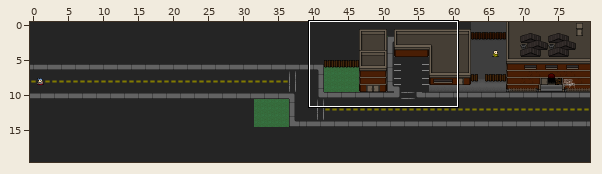
Two versions of a level (Tiled map, assets/gauntlet.tmx). The picture above shows the old version from afar; the outline marks the close-up.
Close-up. First the earlier version:
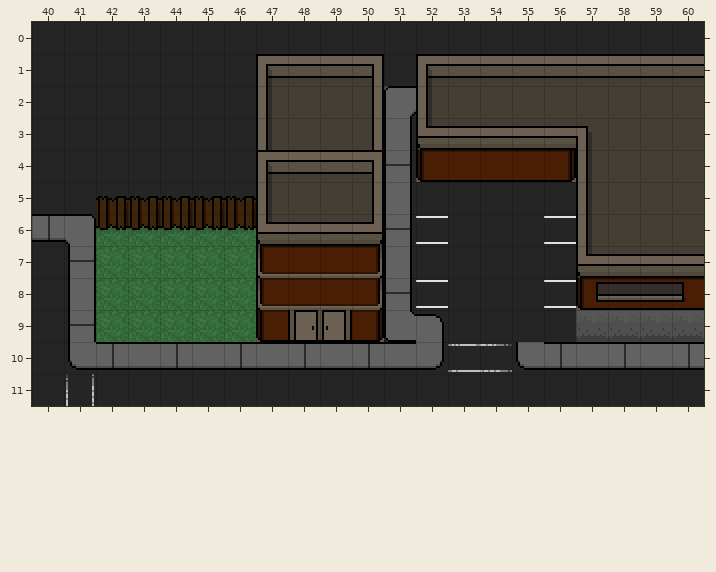
Cells are 16x16 px. Shown: x 40..60, y 0..11. The commit also changed other parts of the map, which this record leaves out.
The same view after the edit:
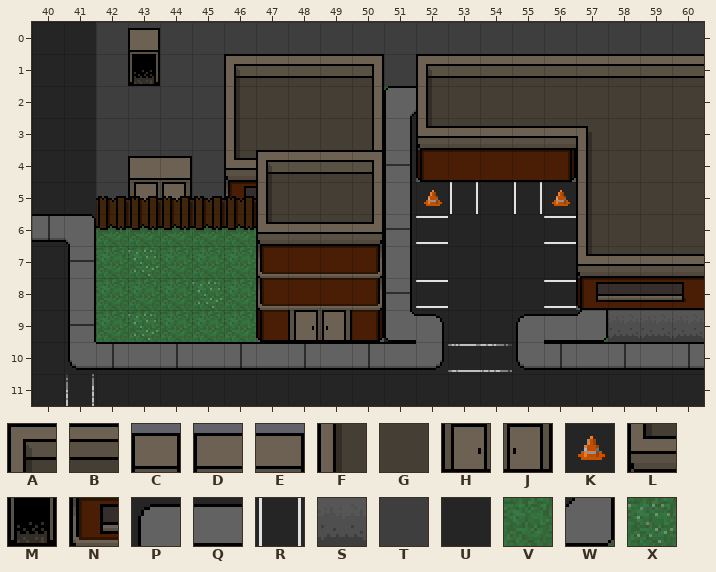
Key: from "ztown": A 0, B 1, C 6, D 7, E 8, F 16, G 17, H 23, J 24, K 31, L 32, M 38, N 50, P 116, Q 117, R 121, S 141, T 156, U 168, V 178, W 193, X 194.
_ is an empty cell.
Edits made:
{"where": "layer \"bg\""}
{"y":0,"x":42,"old":"UUUUUUUUUUUUUUUUUUU","new":"TTTTTTTTTTTTTTTTTTT"}
{"y":1,"x":42,"old":"UUUUUA","new":"TMTTAB"}
{"y":1,"x":51,"old":"U","new":"T"}
{"y":2,"x":42,"old":"UUUUUF","new":"TTTTFG"}
{"y":3,"x":42,"old":"UUUUUF","new":"TTTTFG"}
{"y":4,"x":42,"old":"UUUUU","new":"TTTTL"}
{"y":5,"x":42,"old":"UUUUU","new":"THJTN"}
{"y":5,"x":52,"old":"UU","new":"KR"}
{"y":5,"x":55,"old":"UU","new":"RK"}
{"y":7,"x":43,"old":"V","new":"X"}
{"y":8,"x":45,"old":"V","new":"X"}
{"y":9,"x":43,"old":"V","new":"X"}
{"y":9,"x":55,"old":"UUS","new":"PQW"}
{"where": "layer \"fg\""}
{"y":0,"x":43,"old":"_","new":"C"}
{"y":4,"x":43,"old":"__","new":"DE"}
